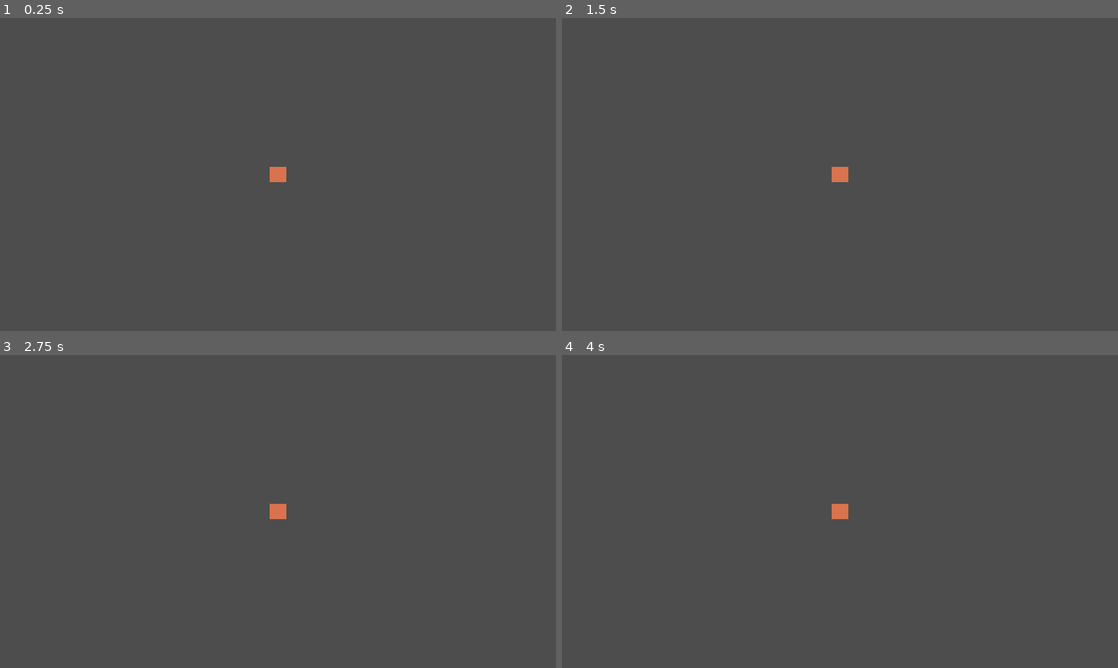
Above: before the commit, frames 1-4 (two rows, left to right).
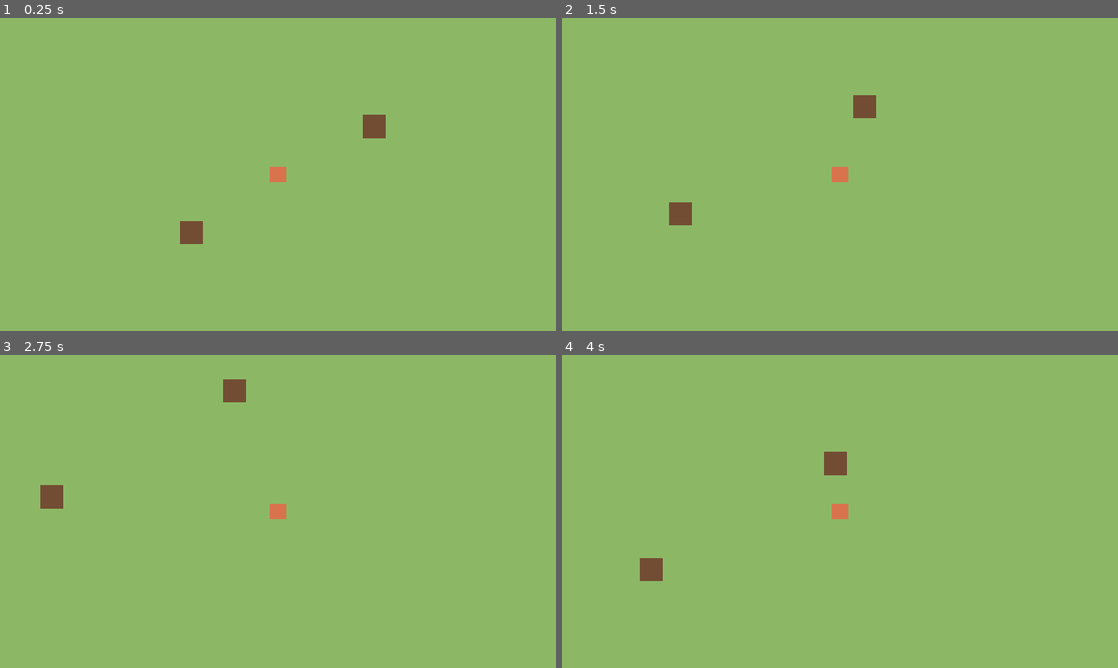
Above: after the commit, the same moments.

Repository: elxanbabayev0/The_Orchard
Game: Godot game, scene res://scenes/world/main.tscn
Two runs of this game, one before a commit and one after it. Both use one fixed random seed, a clock stepped at 60 frames per second and the inputs below. Before the commit the project starts from res://scenes/player/player.tscn.
Inputs:
- Up to frame 1 (0.25 s): no input
- Up to frame 2 (1.5 s): tap Enter at 0.5 s; hold Right (ui_right) 0.53-1.28 s; hold Down (ui_down) from 1.28 s (still down)
- Up to frame 3 (2.75 s): release Down (ui_down) at 2.03 s; hold Right (ui_right) from 2.03 s (still down)
- Up to frame 4 (4 s): release Right (ui_right) at 2.78 s; hold Up (ui_up) 2.78-3.53 s; hold Left (ui_left) from 3.53 s (still down)

The runs differ from the first frame. In frame 1, 100% of the frame differs, in the area x 0-100%, y 0-100%; in frame 2, 100%; in frame 3, 100%; in frame 4, 100%.

Commit message:
Add main world scene and WASD + arrow input actions
- New scenes/world/main.tscn: ground, two test obstacles, Player instance
- Set main.tscn as the main scene
- Add move_left/right/up/down actions (physical WASD + arrow keys)
- Player uses move_* actions instead of ui_*

Co-Authored-By: Claude Opus 5.5 <noreply@anthropic.com>

Diff:
--- a/project.godot
+++ b/project.godot
@@ -11,7 +11,7 @@
 [application]
 
 config/name="The Orchard"
-run/main_scene="uid://pdqctokjjk66"
+run/main_scene="res://scenes/world/main.tscn"
 config/features=PackedStringArray("4.7", "Forward Plus")
 
 [display]
@@ -23,6 +23,33 @@
 
 project/assembly_name="The Orchard"
 
+[input]
+
+move_left={
+"deadzone": 0.2,
+"events": [Object(InputEventKey,"resource_local_to_scene":false,"resource_name":"","device":-1,"window_id":0,"alt_pressed":false,"shift_pressed":false,"ctrl_pressed":false,"meta_pressed":false,"pressed":false,"keycode":0,"physical_keycode":65,"key_label":0,"unicode":97,"location":0,"echo":false,"script":null)
+, Object(InputEventKey,"resource_local_to_scene":false,"resource_name":"","device":-1,"window_id":0,"alt_pressed":false,"shift_pressed":false,"ctrl_pressed":false,"meta_pressed":false,"pressed":false,"keycode":0,"physical_keycode":4194319,"key_label":0,"unicode":0,"location":0,"echo":false,"script":null)
+]
+}
+move_right={
+"deadzone": 0.2,
+"events": [Object(InputEventKey,"resource_local_to_scene":false,"resource_name":"","device":-1,"window_id":0,"alt_pressed":false,"shift_pressed":false,"ctrl_pressed":false,"meta_pressed":false,"pressed":false,"keycode":0,"physical_keycode":68,"key_label":0,"unicode":100,"location":0,"echo":false,"script":null)
+, Object(InputEventKey,"resource_local_to_scene":false,"resource_name":"","device":-1,"window_id":0,"alt_pressed":false,"shift_pressed":false,"ctrl_pressed":false,"meta_pressed":false,"pressed":false,"keycode":0,"physical_keycode":4194321,"key_label":0,"unicode":0,"location":0,"echo":false,"script":null)
+]
+}
+move_up={
+"deadzone": 0.2,
+"events": [Object(InputEventKey,"resource_local_to_scene":false,"resource_name":"","device":-1,"window_id":0,"alt_pressed":false,"shift_pressed":false,"ctrl_pressed":false,"meta_pressed":false,"pressed":false,"keycode":0,"physical_keycode":87,"key_label":0,"unicode":119,"location":0,"echo":false,"script":null)
+, Object(InputEventKey,"resource_local_to_scene":false,"resource_name":"","device":-1,"window_id":0,"alt_pressed":false,"shift_pressed":false,"ctrl_pressed":false,"meta_pressed":false,"pressed":false,"keycode":0,"physical_keycode":4194320,"key_label":0,"unicode":0,"location":0,"echo":false,"script":null)
+]
+}
+move_down={
+"deadzone": 0.2,
+"events": [Object(InputEventKey,"resource_local_to_scene":false,"resource_name":"","device":-1,"window_id":0,"alt_pressed":false,"shift_pressed":false,"ctrl_pressed":false,"meta_pressed":false,"pressed":false,"keycode":0,"physical_keycode":83,"key_label":0,"unicode":115,"location":0,"echo":false,"script":null)
+, Object(InputEventKey,"resource_local_to_scene":false,"resource_name":"","device":-1,"window_id":0,"alt_pressed":false,"shift_pressed":false,"ctrl_pressed":false,"meta_pressed":false,"pressed":false,"keycode":0,"physical_keycode":4194322,"key_label":0,"unicode":0,"location":0,"echo":false,"script":null)
+]
+}
+
 [physics]
 
 3d/physics_engine="Jolt Physics"
--- a/scenes/player/player.gd
+++ b/scenes/player/player.gd
@@ -4,10 +4,10 @@
 
 func _physics_process(_delta):
 	var direction := Input.get_vector(
-		"ui_left",
-		"ui_right",
-		"ui_up",
-        "ui_down"
+		"move_left",
+		"move_right",
+		"move_up",
+		"move_down"
 	)
 
 	velocity = direction * speed
--- /dev/null
+++ b/scenes/world/main.tscn
@@ -0,0 +1,46 @@
+[gd_scene format=3]
+
+[ext_resource type="PackedScene" uid="uid://pdqctokjjk66" path="res://scenes/player/player.tscn" id="1_player"]
+
+[sub_resource type="RectangleShape2D" id="RectangleShape2D_box"]
+size = Vector2(48, 48)
+
+[sub_resource type="Gradient" id="Gradient_box"]
+colors = PackedColorArray(0.45, 0.3, 0.2, 1, 0.45, 0.3, 0.2, 1)
+
+[sub_resource type="GradientTexture2D" id="GradientTexture2D_box"]
+gradient = SubResource("Gradient_box")
+width = 48
+height = 48
+
+[node name="Main" type="Node2D"]
+
+[node name="Ground" type="ColorRect" parent="."]
+offset_left = -1000.0
+offset_top = -1000.0
+offset_right = 1000.0
+offset_bottom = 1000.0
+mouse_filter = 2
+color = Color(0.55, 0.72, 0.4, 1)
+
+[node name="Obstacles" type="Node2D" parent="."]
+
+[node name="Box1" type="StaticBody2D" parent="Obstacles"]
+position = Vector2(200, -100)
+
+[node name="CollisionShape2D" type="CollisionShape2D" parent="Obstacles/Box1"]
+shape = SubResource("RectangleShape2D_box")
+
+[node name="Sprite2D" type="Sprite2D" parent="Obstacles/Box1"]
+texture = SubResource("GradientTexture2D_box")
+
+[node name="Box2" type="StaticBody2D" parent="Obstacles"]
+position = Vector2(-180, 120)
+
+[node name="CollisionShape2D" type="CollisionShape2D" parent="Obstacles/Box2"]
+shape = SubResource("RectangleShape2D_box")
+
+[node name="Sprite2D" type="Sprite2D" parent="Obstacles/Box2"]
+texture = SubResource("GradientTexture2D_box")
+
+[node name="Player" parent="." instance=ExtResource("1_player")]
